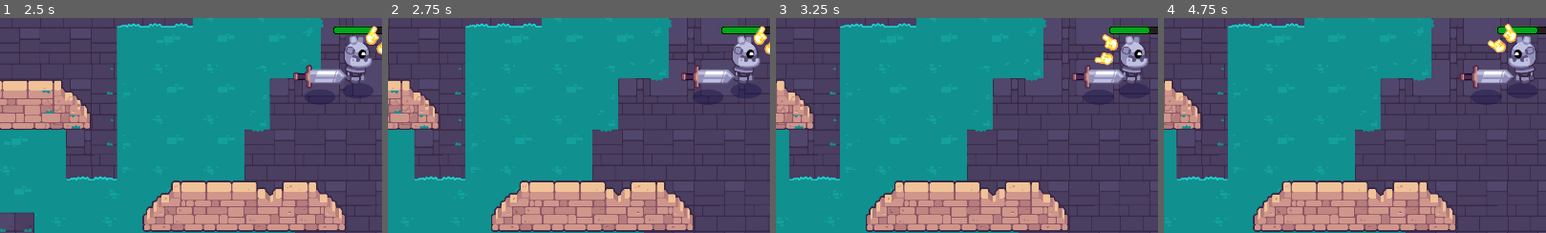
Above: before the commit, frames 1-4 (left to right).
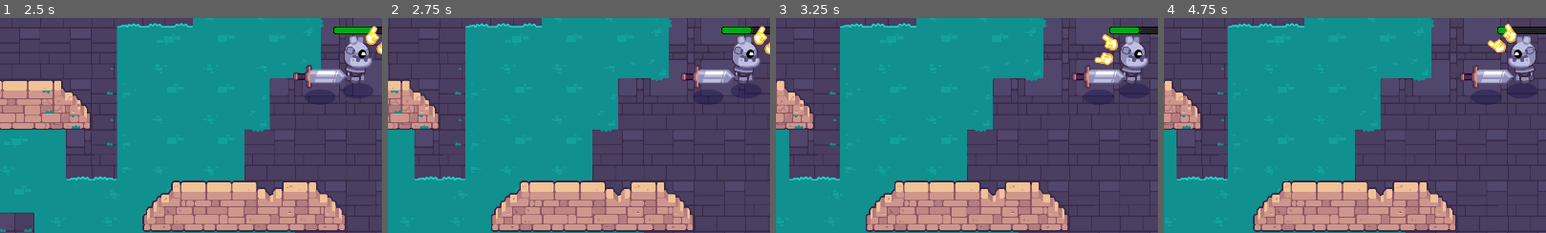
Above: after the commit, the same moments.

Repository: monkeytickler812/Path-of-Sorcerers
Game: Godot game, scene res://test_room.tscn
Two runs of this game, one before a commit and one after it. Both use one fixed random seed, a clock stepped at 60 frames per second and the inputs below. The project has no main scene, so this scene is started directly.
Inputs (mouse positions are % of the whole screen's width and height, from its top left):
- Up to frame 1 (2.5 s): tap Enter at 0.5 s; move the mouse to (72, 45) at 0.52 s; hold D (right) 0.53-1.25 s; click (72, 45) at 0.6 s; tap Space at 0.77 s; drag from (30, 55) to (90, 34) at 1.27 s; move the mouse to (60, 28) at 2.02 s; hold D (right) from 2.03 s (still down); click (60, 28) at 2.1 s
- Up to frame 2 (2.75 s): keep holding D (right)
- Up to frame 3 (3.25 s): release D (right) at 2.75 s; drag from (45, 70) to (20, 35) at 2.77 s
- Up to frame 4 (4.75 s): tap Space at 3.5, 3.77 s; move the mouse to (80, 65) at 3.52 s; hold A (left) 3.53-4.25 s; click (80, 65) at 3.6 s; tap Enter at 4.25 s; drag from (20, 35) to (35, 25) at 4.27 s
The pictures show only the part of the screen within x 3-53%, y 40-90%; the shares and areas given below are measured in that part.

Frame 1 is identical in both runs. In frame 2, less than 0.1% of the frame differs, in the area x 94-98%, y 3-8%; in frame 3, 0.1%; in frame 4, 0.3%, in the area x 90-98%, y 3-8%.

Commit message:
fixed taking damage

Diff:
--- a/M10.twin_stick_workbook/mob.gd
+++ b/M10.twin_stick_workbook/mob.gd
@@ -6,6 +6,7 @@
 @export var drag_factor := 1.5
 @onready var _detection: Area2D = %Detection
 @onready var _hit_box: Area2D = %HitBox
+@onready var _damage_timer: Timer = %DamageTimer
 
 var _player: Player = null
 
@@ -22,6 +23,14 @@
 	_hit_box.body_entered.connect(func (body: Node) -> void:
 		if body is Player:
 			body.health -= damage
+			_damage_timer.start()
+	)
+	_hit_box.body_exited.connect(func (body: Node) -> void:
+		if body is Player:
+			_damage_timer.stop()
+	)
+	_damage_timer.timeout.connect(func () -> void:
+		_player.health -= damage
 	)
 
 func _physics_process(delta: float) -> void:
--- a/M10.twin_stick_workbook/mobs/mob.tscn
+++ b/M10.twin_stick_workbook/mobs/mob.tscn
@@ -42,3 +42,6 @@
 [node name="CollisionShape2D" type="CollisionShape2D" parent="HitBox"]
 rotation = 1.5708
 shape = SubResource("CapsuleShape2D_3dmee")
+
+[node name="DamageTimer" type="Timer" parent="."]
+unique_name_in_owner = true
